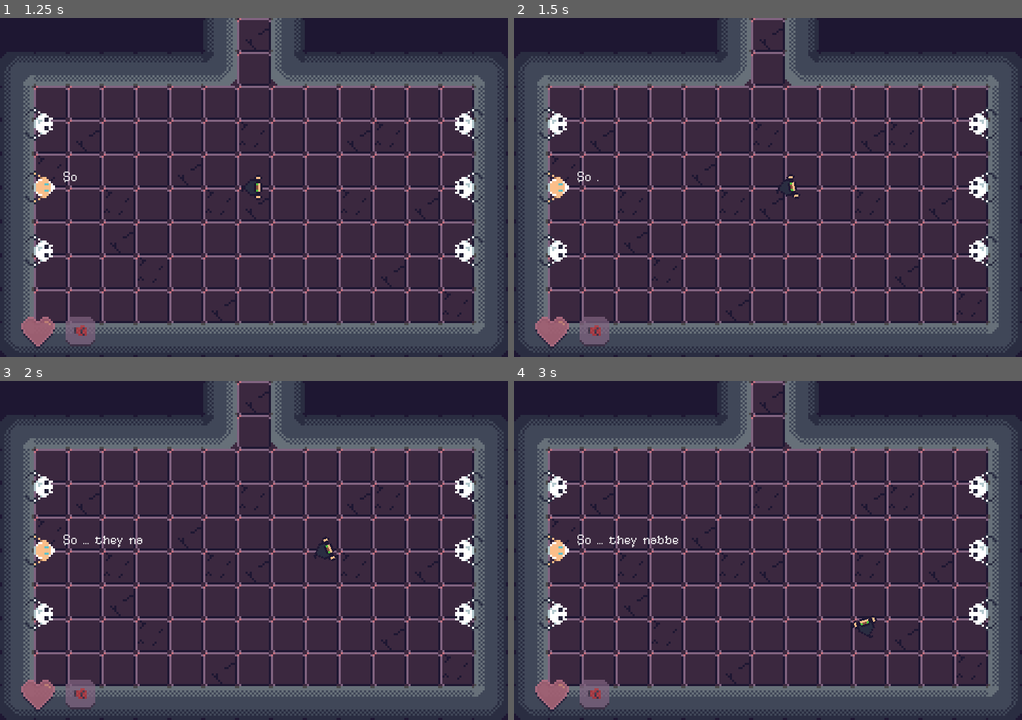
Above: before the commit, frames 1-4 (two rows, left to right).
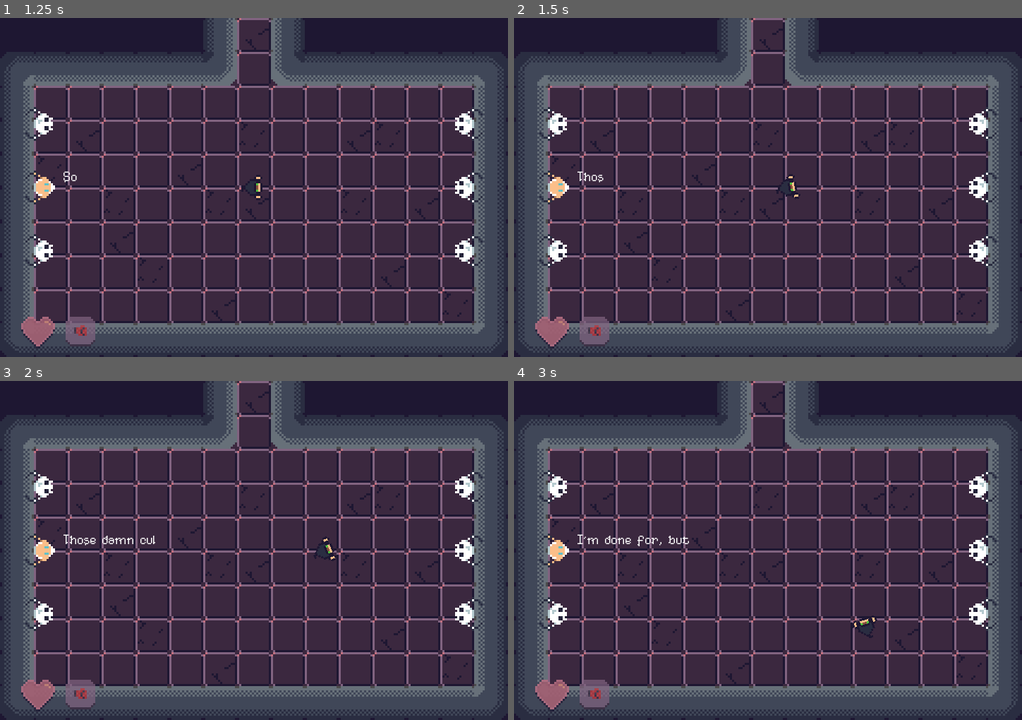
Above: after the commit, the same moments.

Repository: RustyMonky/Cult-Carnage
Game: Godot game, scene res://levels/title/title.tscn
Two runs of this game, one before a commit and one after it. Both use one fixed random seed, a clock stepped at 60 frames per second and the inputs below.
Inputs (mouse positions are in pixels of both pictures, inside the frame that each line leads up to):
- Up to frame 1 (1.25 s): click (254, 187) at 0.5 s
- Up to frame 2 (1.5 s): move the mouse to (879, 170) at 1.27 s; hold D (player_right) from 1.28 s (still down); hold Space (player_attack) from 1.28 s (still down)
- Up to frame 3 (2 s): keep holding D (player_right); keep holding Space (player_attack)
- Up to frame 4 (3 s): move the mouse to (666, 567) at 2.02 s; release D (player_right) at 2.03 s; release Space (player_attack) at 2.03 s; hold S (player_down) 2.03-2.78 s; tap Space (player_attack) at 2.1 s; move the mouse to (818, 475) at 2.77 s; hold D (player_right) from 2.78 s (still down); hold Mouse wheel up (player_scroll_left) from 2.78 s (still down)

Frame 1 is identical in both runs. In frame 2, less than 0.1% of the frame differs, in the area x 12-18%, y 45-49%; in frame 3, 0.2%; in frame 4, 0.3%, in the area x 12-35%, y 45-50%.

Commit message:
Adds shake to prisoner speech

Diff:
--- a/levels/title/title.tscn
+++ b/levels/title/title.tscn
@@ -11,6 +11,9 @@
 anchor_right = 1.0
 anchor_bottom = 1.0
 script = ExtResource( 1 )
+__meta__ = {
+"_edit_use_anchors_": false
+}
 
 [node name="color" type="ColorRect" parent="."]
 anchor_right = 1.0
--- a/levels/tutorial/tutorial.gd
+++ b/levels/tutorial/tutorial.gd
@@ -12,8 +12,9 @@
 
 func _input(event):
 	if (event.is_action_pressed("player_attack")):
-		if textToSpeak[textIndex].length() > 0:
+		if !textTimer.is_stopped():
 			prisonerSpeech.visible_characters = 0
+			textTimer.stop()
 			continuePrisonerText()
 
 func continuePrisonerText():
@@ -27,6 +28,7 @@
 	else:
 		textToSpeak = []
 		textIndex = 0
+		prisonerSpeech.set_bbcode("")
 
 # Timer for 0.5 second delay on beginning prisoner speech
 func _on_delayTimer_timeout():
@@ -39,7 +41,7 @@
 		"Aim with your mouse.",
 		"Attack, click buttons, and cycle through text by left clicking.",
 		"Now, get ready, I'm gonna give you an openin'.",
-		"[b]AT LAST, I'M FREEEEE![/b]"
+		"[shake rate=50 level=5][b]AT LAST, I'M FREEEEE![/b][/shake]"
 	]
 	prisonerSpeech.set_bbcode(textToSpeak[textIndex])
 	textTimer.start()
--- a/levels/tutorial/tutorial.tscn
+++ b/levels/tutorial/tutorial.tscn
@@ -24,6 +24,8 @@
 
 [sub_resource type="CircleShape2D" id=6]
 radius = 5.36998
+
+[sub_resource type="RichTextEffect" id=7]
 
 [node name="tutorial" type="Node2D"]
 script = ExtResource( 1 )
@@ -124,6 +126,7 @@
 bbcode_enabled = true
 bbcode_text = "So ... they nabbed [i]you[/i] too, huh?"
 text = "So ... they nabbed you too, huh?"
+custom_effects = [ SubResource( 7 ) ]
 __meta__ = {
 "_edit_use_anchors_": false
 }
Not shown: 1 places in levels/tutorial/tutorial.tscn that only renumber resources
